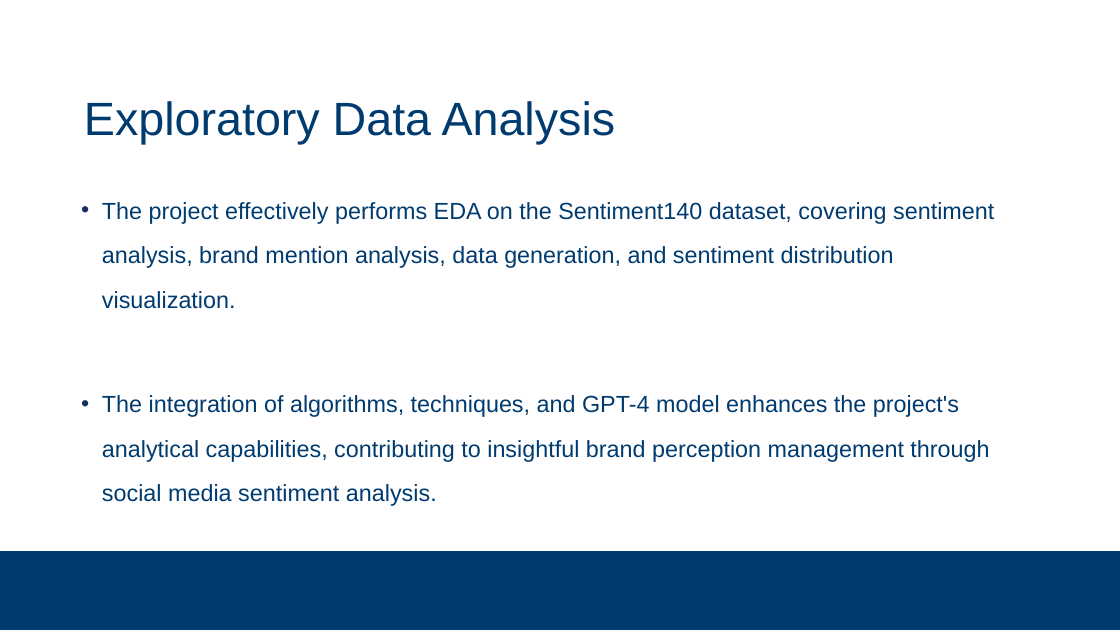
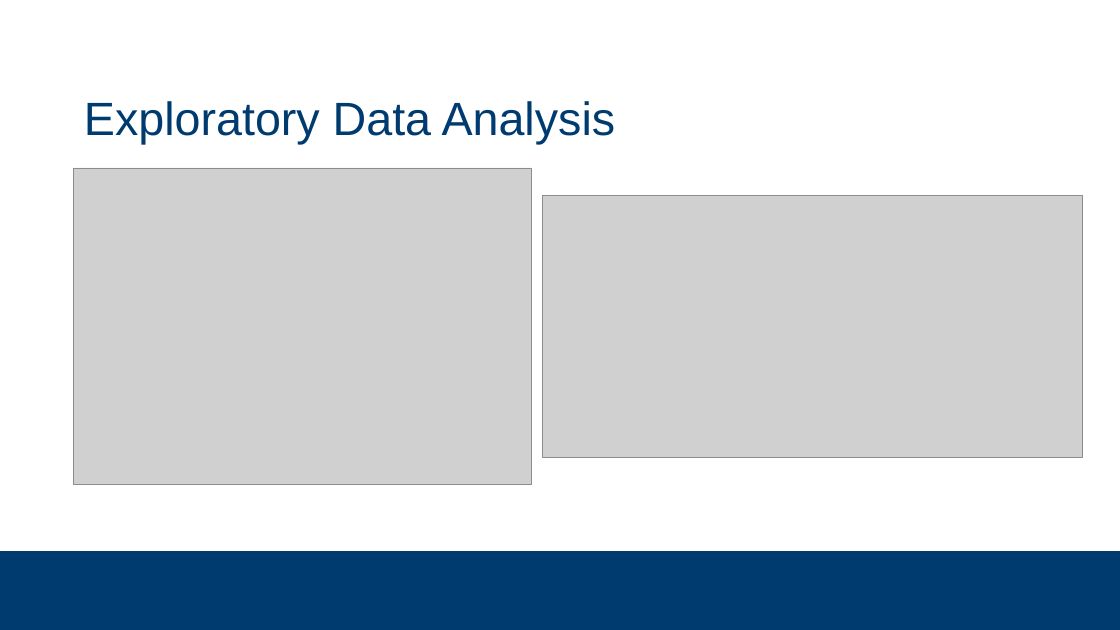
Before and after one commit to subsystem3/project, a slide deck: slide 13 of Final-Project-Team-2.pptx. Drawn at 1120x630 pixels with LibreOffice and Linux fonts; fonts in the diff are those of the drawing; grey boxes stand for pictures; background and template pictures are left out. Boxes give left, top, right and bottom in pixels: in the first picture for what was removed or moved away, otherwise in the second. Text is boxed around its words. In the diff, an @@ line names an element or a change of style, - is before the commit and + after.

```diff
--- a/Final-Project-Team-2.pptx
+++ b/Final-Project-Team-2.pptx
@@ picture added at (x1=74, y1=168, x2=531, y2=485) @@
@@ text removed at (x1=102, y1=202, x2=994, y2=506) @@
-  • The project effectively performs EDA on the Sentiment140 dataset, covering sentiment analysis, brand mention analysis, data generation, and sentiment distribution visualization.
-  • The integration of algorithms, techniques, and GPT-4 model enhances the project's analytical capabilities, contributing to insightful brand perception management through social media sentiment analysis.
@@ picture added at (x1=543, y1=196, x2=1083, y2=458) @@
```
Also in this commit, not shown: 10 other slides changed, 14 slides added, 9 slides removed.
